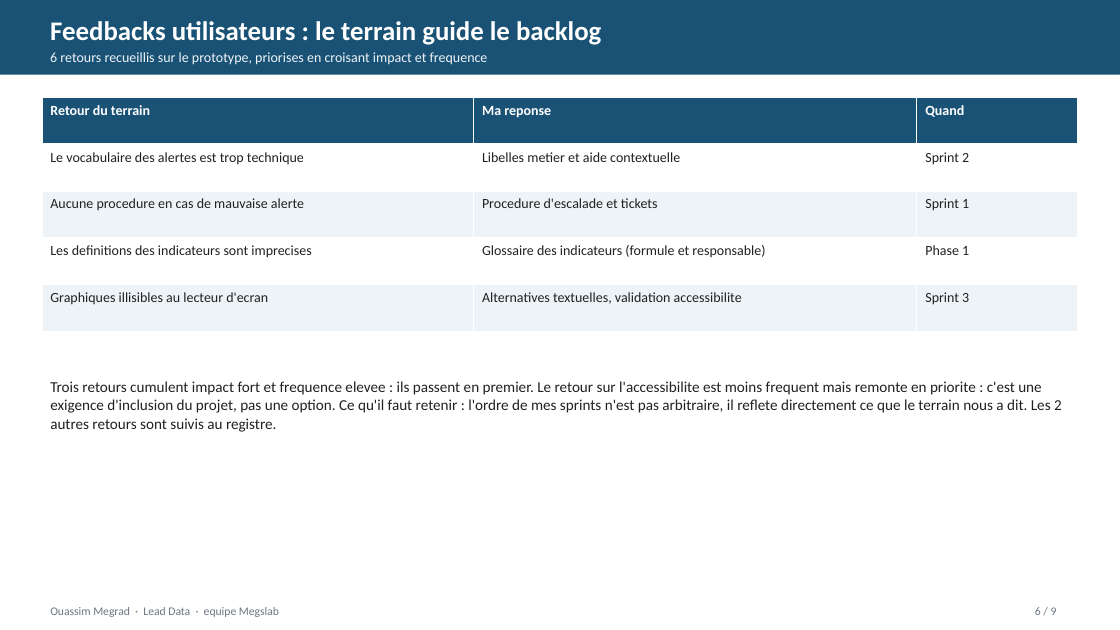
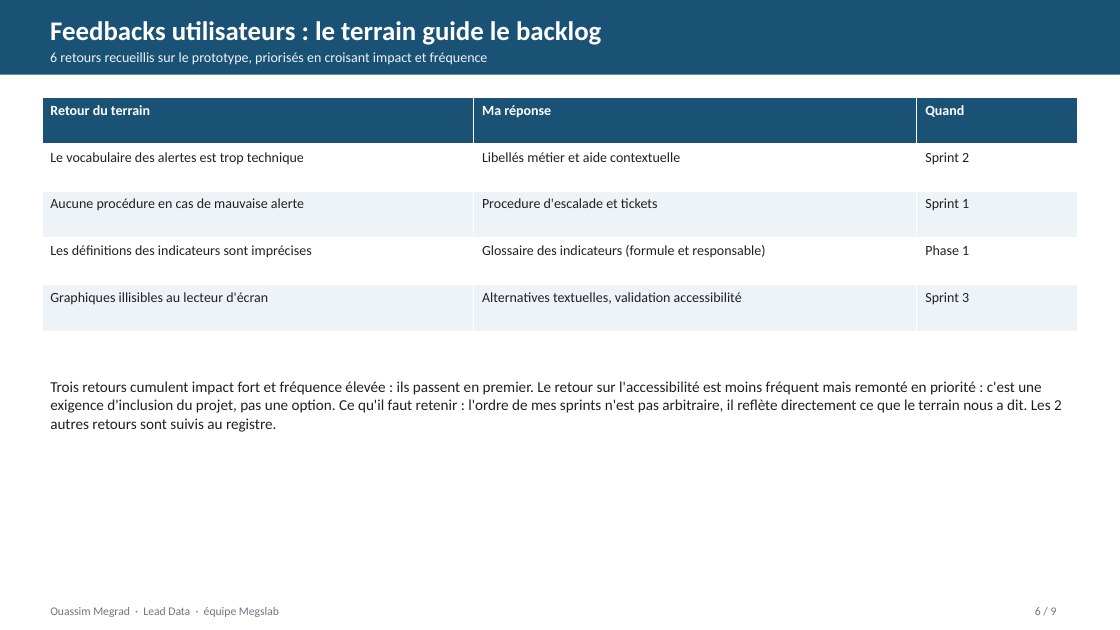
Before and after one commit to ouassim16wass/bloc_e4, a slide deck: slide 6 of livrables/support_reporting_direction.pptx. Drawn at 1120x630 pixels with LibreOffice and Linux fonts; fonts in the diff are those of the drawing. Boxes give left, top, right and bottom in pixels: in the first picture for what was removed or moved away, otherwise in the second. Text is boxed around its words. In the diff, an @@ line names an element or a change of style, - is before the commit and + after.

```diff
--- a/livrables/support_reporting_direction.pptx
+++ b/livrables/support_reporting_direction.pptx
@@ text at (x1=50, y1=52, x2=488, y2=65): text changed @@
-6 retours recueillis sur le prototype, priorises en croisant impact et frequence
+6 retours recueillis sur le prototype, priorisés en croisant impact et fréquence
@@ table at (x1=42, y1=98, x2=1079, y2=332) @@
-row 1, column 2: Ma reponse
+row 1, column 2: Ma réponse
-row 2, column 2: Libelles metier et aide contextuelle
+row 2, column 2: Libellés métier et aide contextuelle
-row 3, column 1: Aucune procedure en cas de mauvaise alerte
+row 3, column 1: Aucune procédure en cas de mauvaise alerte
-row 4, column 1: Les definitions des indicateurs sont imprecises
+row 4, column 1: Les définitions des indicateurs sont imprécises
-row 5, column 1: Graphiques illisibles au lecteur d'ecran
+row 5, column 1: Graphiques illisibles au lecteur d'écran
-row 5, column 2: Alternatives textuelles, validation accessibilite
+row 5, column 2: Alternatives textuelles, validation accessibilité
@@ text at (x1=50, y1=381, x2=1062, y2=432): text changed @@
-Trois retours cumulent impact fort et frequence elevee : ils passent en premier. Le retour sur l'accessibilite est moins frequent mais remonte en priorite : c'est une exigence d'inclusion du projet, pas une option. Ce qu'il faut retenir : l'ordre de mes sprints n'est pas arbitraire, il reflete directement ce que le terrain nous a dit. Les 2 autres retours sont suivis au registre.
+Trois retours cumulent impact fort et fréquence élevée : ils passent en premier. Le retour sur l'accessibilité est moins fréquent mais remonté en priorité : c'est une exigence d'inclusion du projet, pas une option. Ce qu'il faut retenir : l'ordre de mes sprints n'est pas arbitraire, il reflète directement ce que le terrain nous a dit. Les 2 autres retours sont suivis au registre.
```
Also in this commit, not shown: 8 other slides changed, 1 other file.
